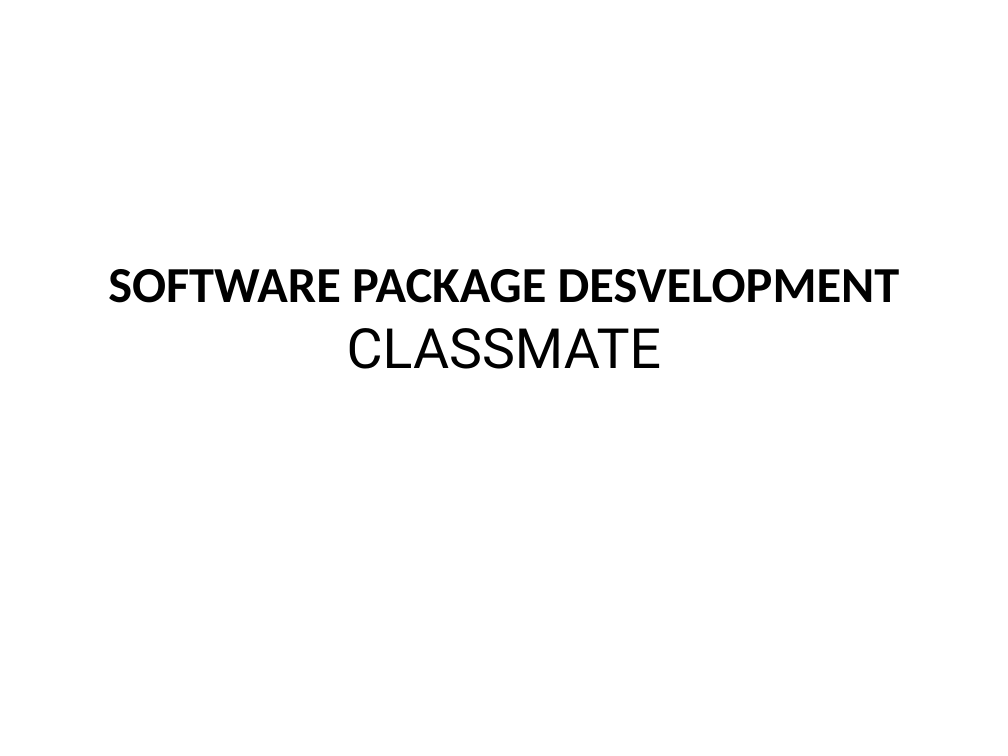
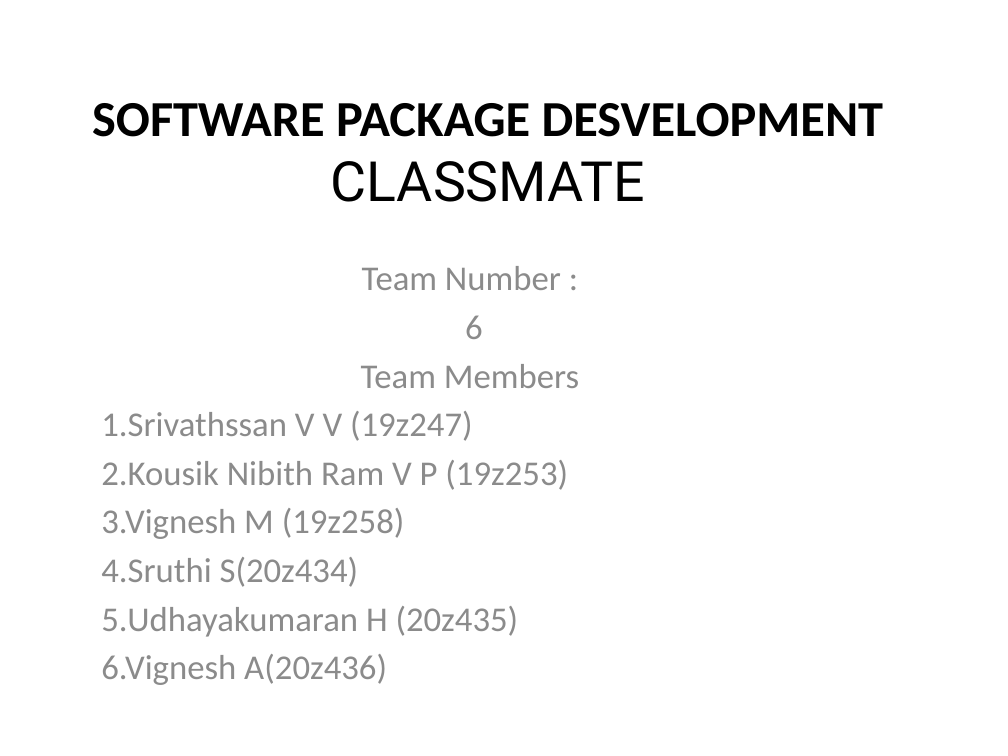
Before and after one commit to Srivathssan-Vijayakumar/SPD_Website, a slide deck: slide 1 of Mentor-Mentee-Portal/SPD Presentation/SPD Presentation.pptx. Drawn at 1008x756 pixels with LibreOffice and Linux fonts; fonts in the diff are those of the drawing. Boxes give left, top, right and bottom in pixels: in the first picture for what was removed or moved away, otherwise in the second. Text is boxed around its words. In the diff, an @@ line names an element or a change of style, - is before the commit and + after.

```diff
--- a/Mentor-Mentee-Portal/SPD Presentation/SPD Presentation.pptx
+++ b/Mentor-Mentee-Portal/SPD Presentation/SPD Presentation.pptx
@@ title "SOFTWARE PACKAGE DESVELOPMENT CLASSMATE": place and size @@
-title "SOFTWARE PACKAGE DESVELOPMENT CLASSMATE" at bbox=[108, 269, 900, 369]
+title "SOFTWARE PACKAGE DESVELOPMENT CLASSMATE" at bbox=[92, 103, 884, 202]
@@ subtitle added at bbox=[101, 266, 579, 685], 24.8 pt, text #8C8C8C @@
+Team Number :
+6
+Team Members
+1.Srivathssan V V (19z247)
+2.Kousik Nibith Ram V P (19z253)
+3.Vignesh M (19z258)
+4.Sruthi S(20z434)
+5.Udhayakumaran H (20z435)
+6.Vignesh A(20z436)
```
Also in this commit, not shown: 4 other slides changed, 30 slides added, 3 slides removed, 1 other file.
